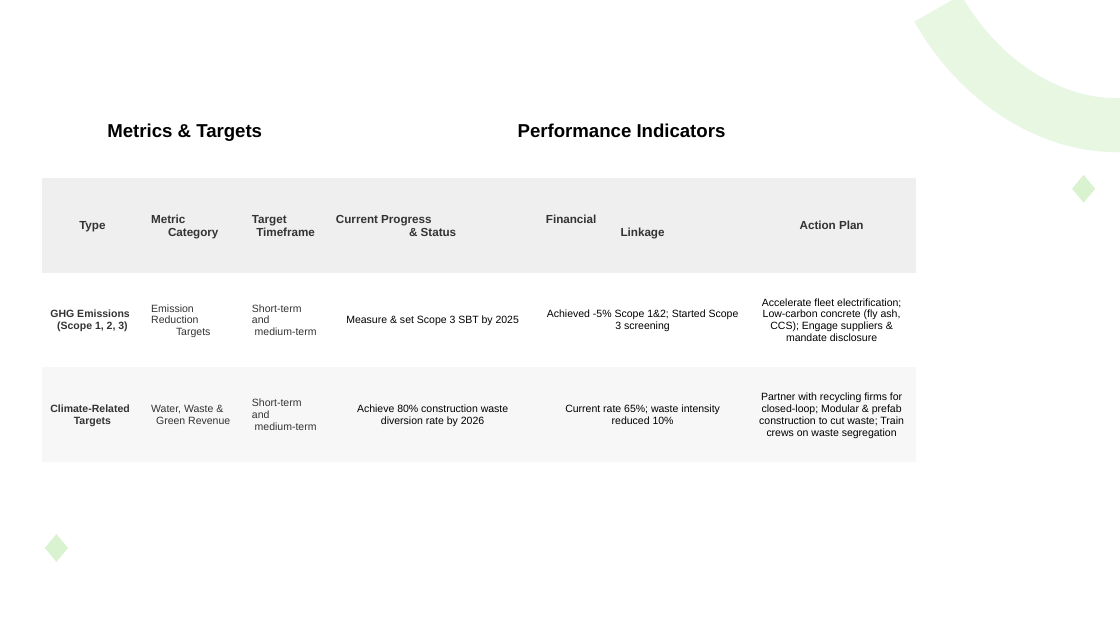
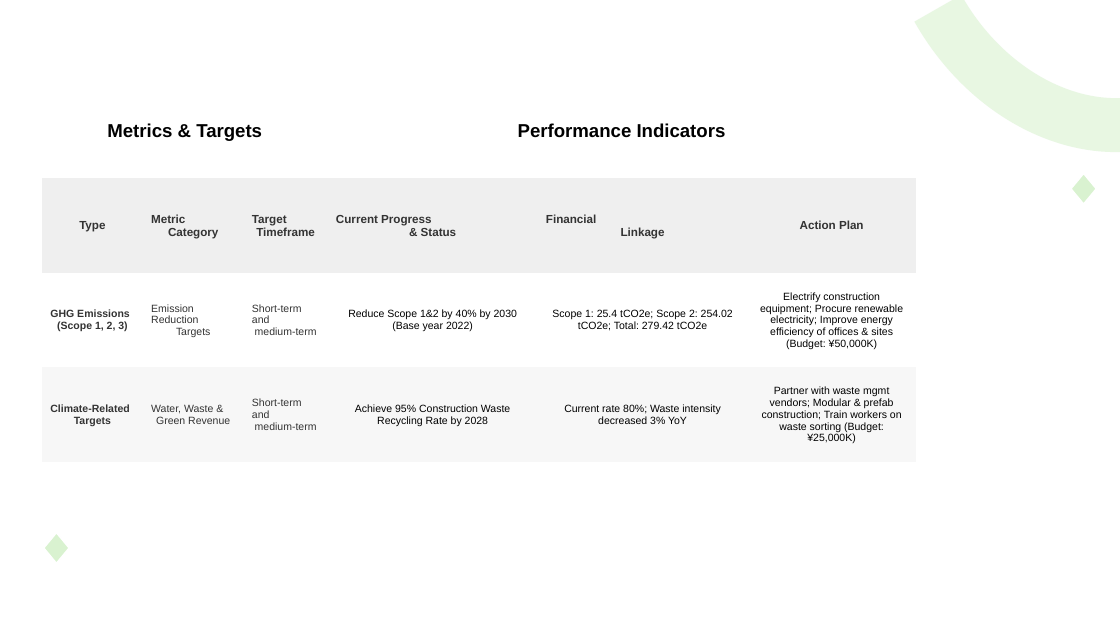
Before and after one commit to jackman993/sustainability-rep, a slide deck: slide 5 of shared/engine/tcfd/output/TCFD_table.pptx. Drawn at 1120x630 pixels with LibreOffice and Linux fonts; fonts in the diff are those of the drawing. Boxes give left, top, right and bottom in pixels: in the first picture for what was removed or moved away, otherwise in the second. Text is boxed around its words. In the diff, an @@ line names an element or a change of style, - is before the commit and + after.

```diff
--- a/shared/engine/tcfd/output/TCFD_table.pptx
+++ b/shared/engine/tcfd/output/TCFD_table.pptx
@@ table at <box>42,84,916,462</box> @@
-row 3: GHG Emissions (Scope 1, 2, 3) | Emission Reduction Targets | Short-term and medium-term | Measure & set Scope 3 SBT by 2025 | Achieved -5% Scope 1&2; Started Scope 3 screening | Accelerate fleet electrification; Low-carbon concrete (fly ash, CCS); Engage suppliers & mandate disclosure
+row 3: GHG Emissions (Scope 1, 2, 3) | Emission Reduction Targets | Short-term and medium-term | Reduce Scope 1&2 by 40% by 2030 (Base year 2022) | Scope 1: 25.4 tCO2e; Scope 2: 254.02 tCO2e; Total: 279.42 tCO2e | Electrify construction equipment; Procure renewable electricity; Improve energy efficiency of offices & sites (Budget: ¥50,000K)
-row 4: Climate-Related Targets | Water, Waste & Green Revenue | Short-term and medium-term | Achieve 80% construction waste diversion rate by 2026 | Current rate 65%; waste intensity reduced 10% | Partner with recycling firms for closed-loop; Modular & prefab construction to cut waste; Train crews on waste segregation
+row 4: Climate-Related Targets | Water, Waste & Green Revenue | Short-term and medium-term | Achieve 95% Construction Waste Recycling Rate by 2028 | Current rate 80%; Waste intensity decreased 3% YoY | Partner with waste mgmt vendors; Modular & prefab construction; Train workers on waste sorting (Budget: ¥25,000K)
```
Also in this commit, not shown: 5 other slides changed, 1 slide added, 1 slide removed, 2 other files.
